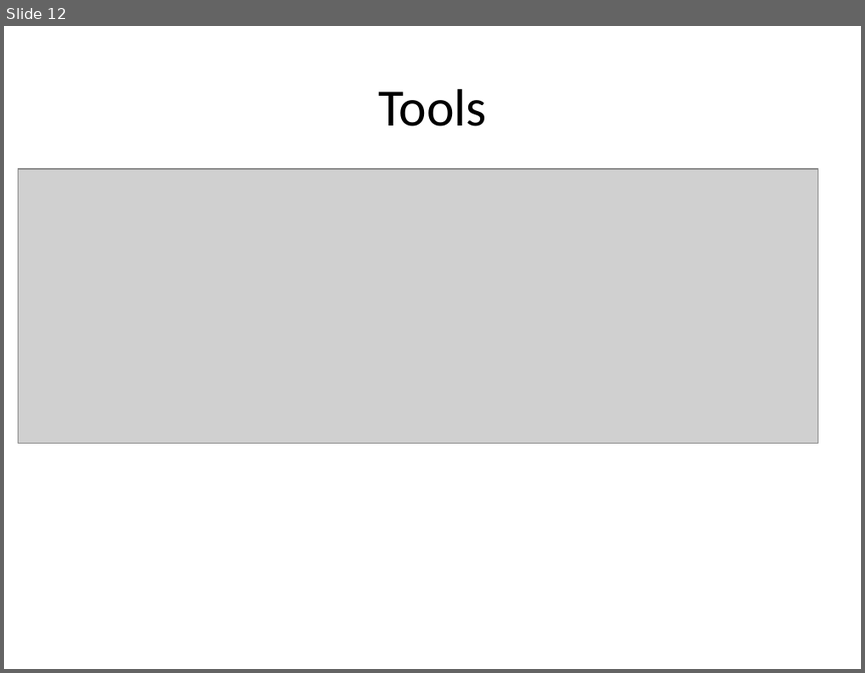
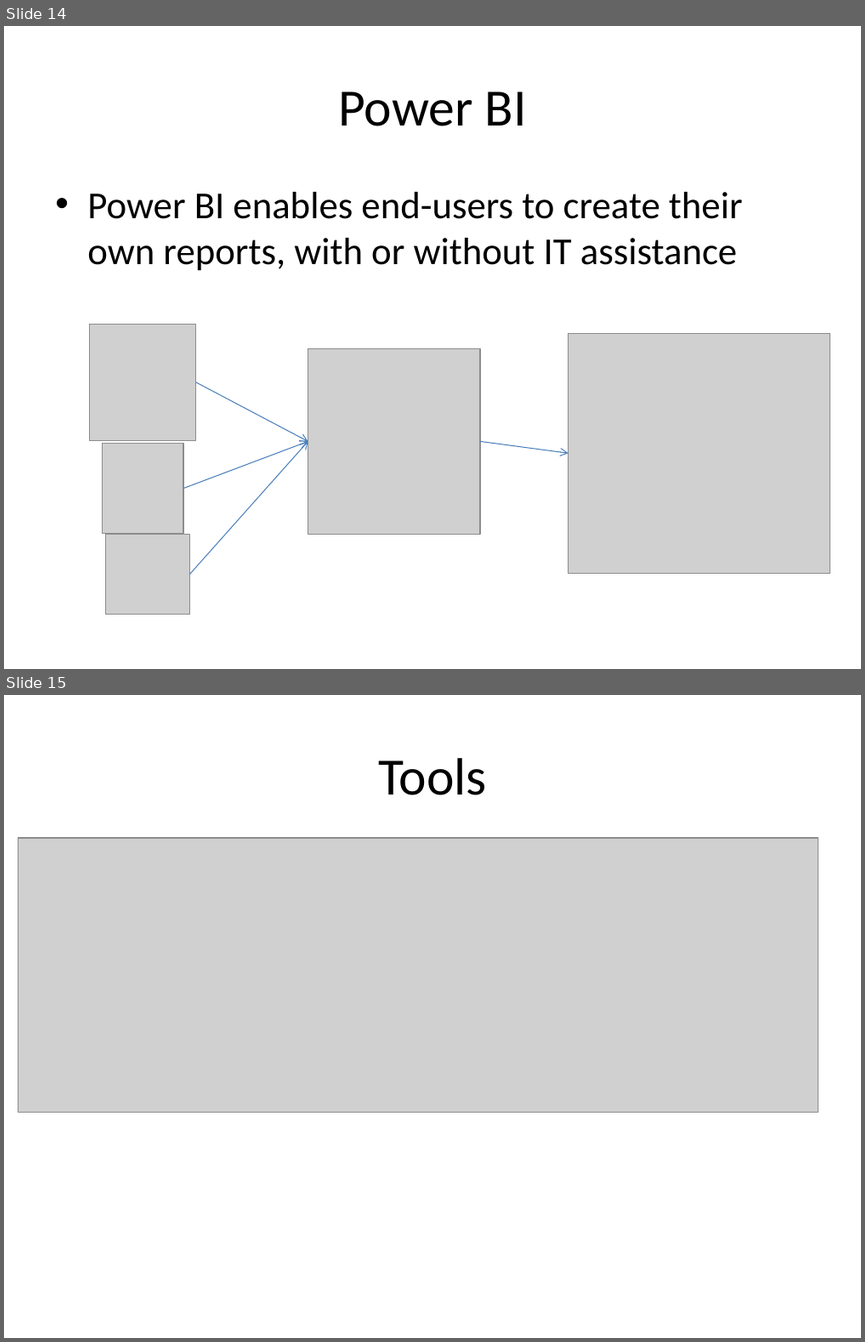
Before and after one commit to rao003/StartProgramming, a slide deck: BusinessIntelligence/Business Intelligence - VHS.pptx. Shown one above the other, each under a label of ours: slide 12 before the commit, slides 14 and 15 after it. The pictures are 865x673 and 865x1342 pixels, drawn with LibreOffice and Linux fonts; fonts in the diff are those of the drawing; grey boxes stand for pictures. Boxes give left, top, right and bottom in pixels: in the first picture for what was removed or moved away, otherwise in the second. Text is boxed around its words. In the diff, an @@ line names an element or a change of style, - is before the commit and + after.

```diff
--- a/BusinessIntelligence/Business Intelligence - VHS.pptx
+++ b/BusinessIntelligence/Business Intelligence - VHS.pptx
@@ slide 14 added at [4, 26, 861, 669], background #FFFFFF @@
@@ title added at [338, 91, 527, 126], 44 pt, text #000000 @@
+Power BI
@@ text added at [87, 192, 743, 271], 32 pt, text #000000 @@
+• Power BI enables end-users to create their own reports, with or without IT assistance
@@ picture added at [90, 324, 196, 440] @@
@@ picture added at [308, 348, 480, 534] @@
@@ picture added at [568, 333, 829, 573] @@
@@ arrow added from (196, 382) to (308, 442), #4B7EBC 0.75 pt @@
@@ picture added at [103, 443, 184, 533] @@
@@ arrow added from (183, 488) to (308, 442), #4B7EBC 0.75 pt @@
@@ arrow added from (190, 573) to (308, 442), #4B7EBC 0.75 pt @@
@@ arrow added from (480, 442) to (568, 453), #4B7EBC 0.75 pt @@
@@ picture added at [105, 534, 190, 613] @@
@@ what was slide 12 is now slide 15 @@
```
Also in this commit, not shown: 2 slides changed, 2 other slides added, 3 other files.
